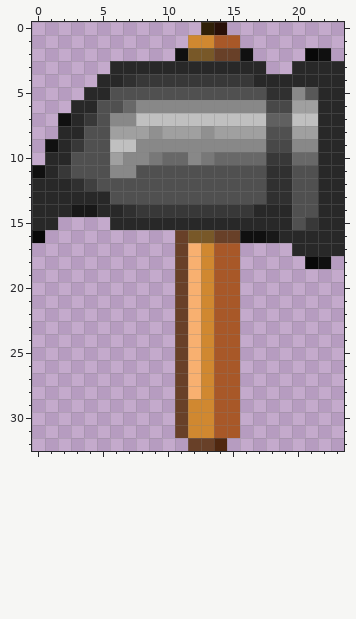
Pixel-art sprite: objects/projectiles/hammer/texture.png. The first picture shows the starting point.
The file is 24x33 pixels.
The same view after the edit:
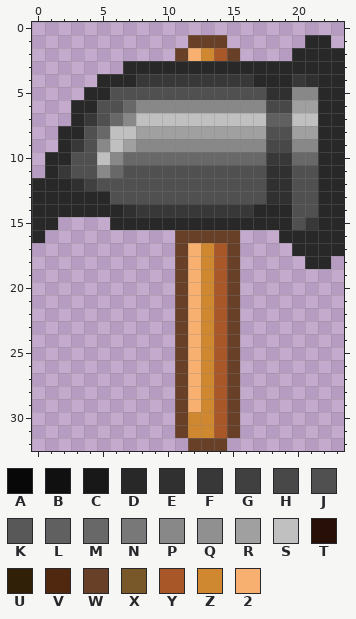
Palette (. is transparent): A #080808  B #101010  C #181818  D #282828  E #303030  F #383838  G #404040  H #484848  J #505050  K #585858  L #606060  M #686868  N #787878  P #888888  Q #909090  R #a0a0a0  S #c0c0c0  T #281008  U #302008  V #502810  W #684028  X #785828  Y #a85828  Z #d08830  2 #f8b070
Change:
y 0: x 13..14 UT -> ..
y 1: x 12..15 ZZYY -> WWW.; x 21..22 .. -> DD
y 2: x 11..14 BXXW -> W2ZY; x 16 B -> .; x 20..23 .AB. -> DDDD
y 3: x 6 D -> .; x 18..19 .. -> DD
y 4: x 7 E -> D; x 20..21 DD -> FE
y 5: x 21 K -> P
y 7: x 2 B -> .; x 6 P -> M
y 8: x 5..7 JRR -> MSS; x 9 Q -> R; x 13 Q -> R
y 9: x 1 B -> .; x 5 J -> P; x 7 S -> R
y 10: x 5..9 JRPPN -> SPMMM; x 12..13 PN -> MM
y 11: x 0 B -> .; x 5..7 JPP -> PMJ
y 14: x 3..4 CC -> DD
y 16: x 0 A -> D; x 12..13 XX -> WW; x 16..18 BBC -> ...
y 17: x 15 Y -> W
y 18: x 15 Y -> W; x 21..22 AB -> DD
y 19..28: x 15 Y -> W
y 29: x 12 Z -> 2; x 15 Y -> W
y 30..31: x 15 Y -> W
y 32: x 14 V -> W
Changed places in both pictures, as pixel boxes (x1, y1, x2, y2):
changed: (32, 22, 344, 451)
